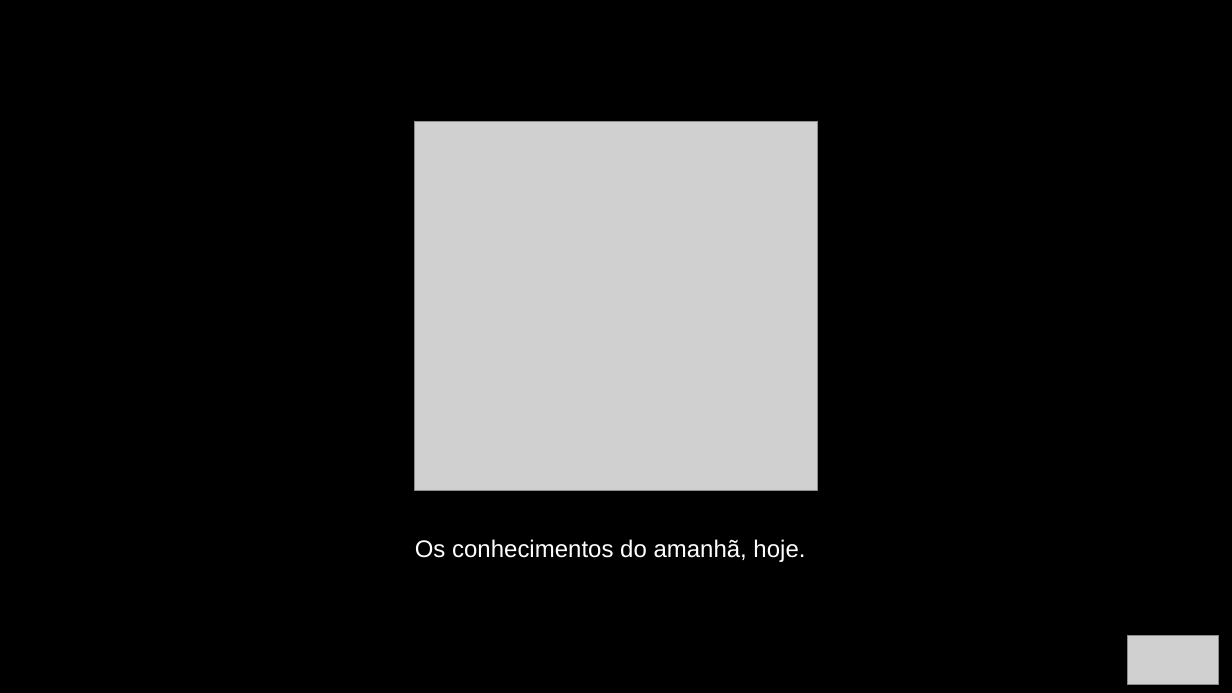
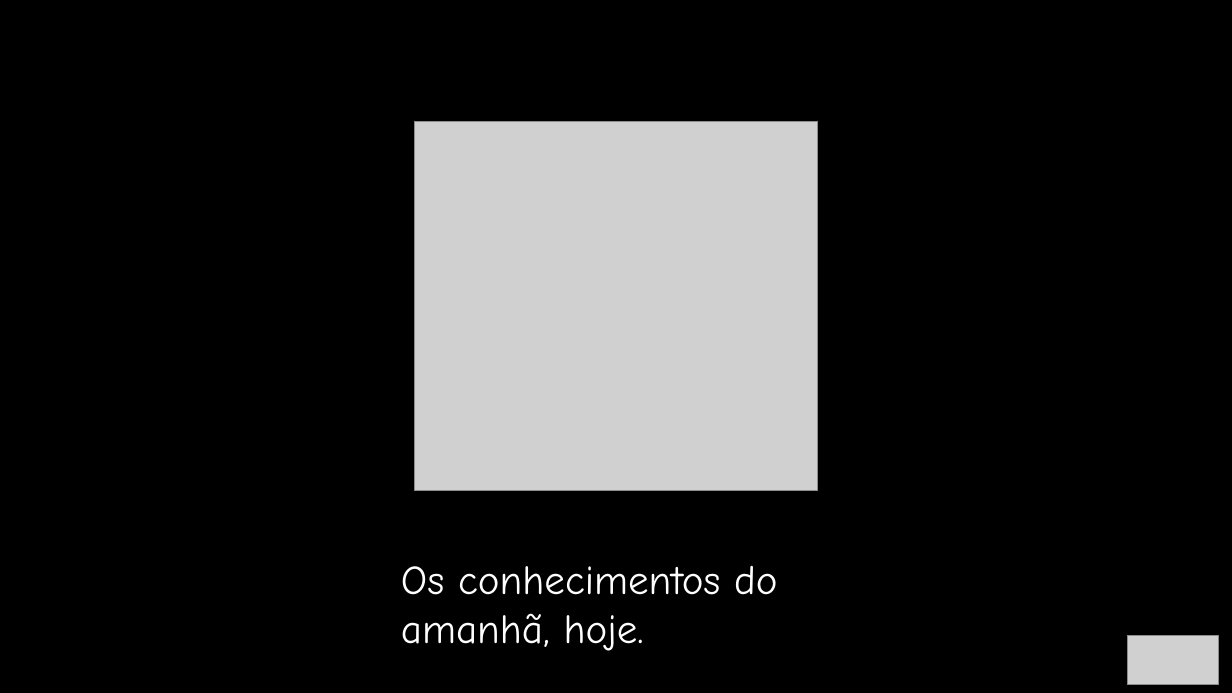
Before and after one commit to JuliaBudavicius/Gelis, a slide deck: slide 6 of Apresentação.pptx. Drawn at 1232x693 pixels with LibreOffice and Linux fonts; fonts in the diff are those of the drawing; grey boxes stand for pictures. Boxes give left, top, right and bottom in pixels: in the first picture for what was removed or moved away, otherwise in the second. Text is boxed around its words. In the diff, an @@ line names an element or a change of style, - is before the commit and + after.

```diff
--- a/Apresentação.pptx
+++ b/Apresentação.pptx
@@ text "Os conhecimentos do amanhã, hoje.": place and size @@
-text "Os conhecimentos do amanhã, hoje." at [415,539,805,562]
+text "Os conhecimentos do amanhã, hoje." at [401,566,777,651]
@@ text "Os conhecimentos do amanhã, hoje." at [401,566,777,651]: size 14 to 24 pt, font Arial to Comic Neue @@
```
Also in this commit, not shown: 1 other slide changed.
